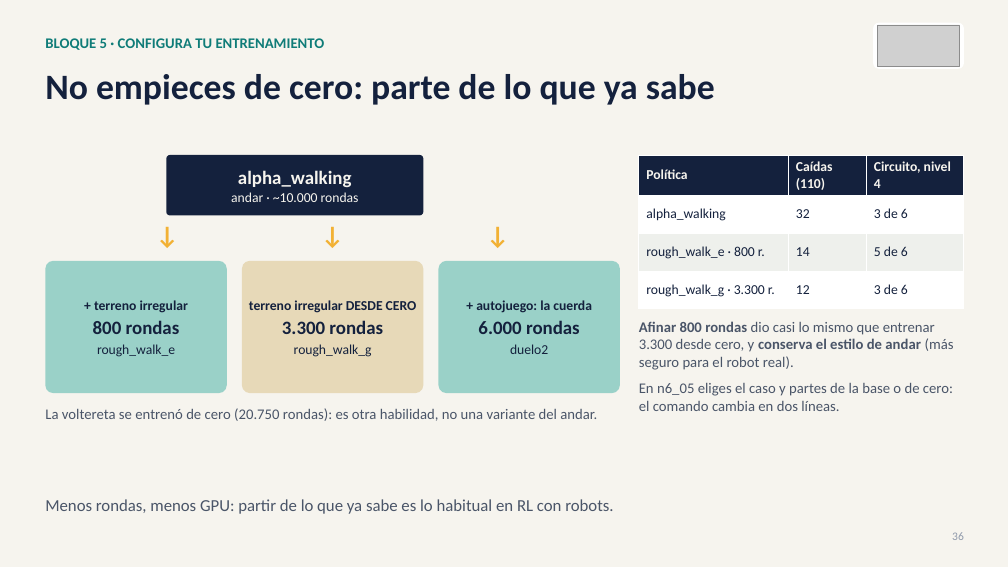
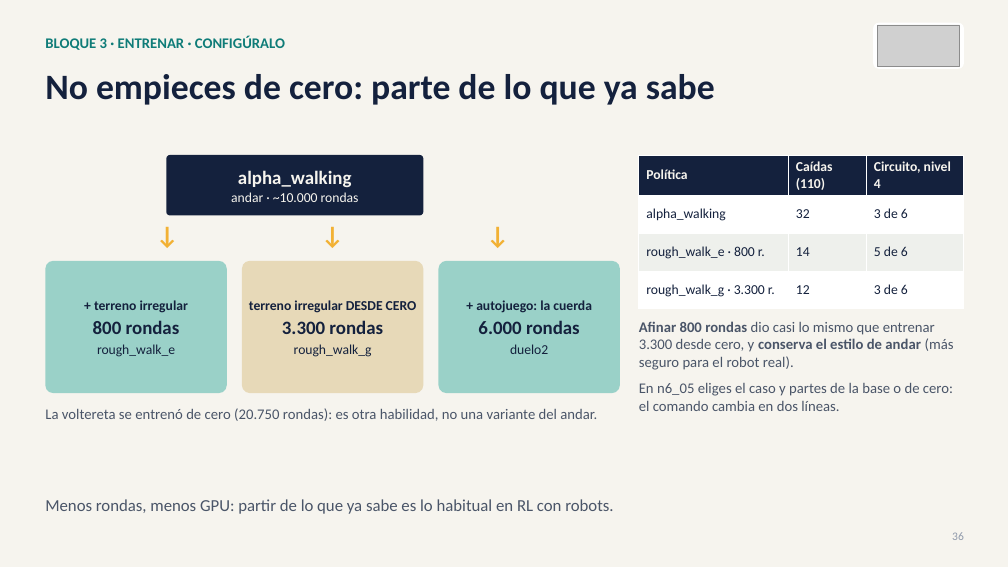
Before and after one commit to david2526IA/taller_microduck_windows, a slide deck: slide 36 of workshop-ia-fisica/presentaciones/Presentacion_03_taller_completo.pptx. Drawn at 1008x567 pixels with LibreOffice and Linux fonts; fonts in the diff are those of the drawing; grey boxes stand for pictures. Boxes give left, top, right and bottom in pixels: in the first picture for what was removed or moved away, otherwise in the second. Text is boxed around its words. In the diff, an @@ line names an element or a change of style, - is before the commit and + after.

Commit message:
Taller en cuatro bloques como el video y la descripcion oficial: Modelar, El entorno y el RL, Entrenar, Desplegar; casos de uso al final

```diff
--- a/workshop-ia-fisica/presentaciones/Presentacion_03_taller_completo.pptx
+++ b/workshop-ia-fisica/presentaciones/Presentacion_03_taller_completo.pptx
@@ text at bbox=[45, 36, 285, 50]: text changed @@
-BLOQUE 5 · CONFIGURA TU ENTRENAMIENTO
+BLOQUE 3 · ENTRENAR · CONFIGÚRALO
```
Also in this commit, not shown: 40 other slides changed, 3 other files.
